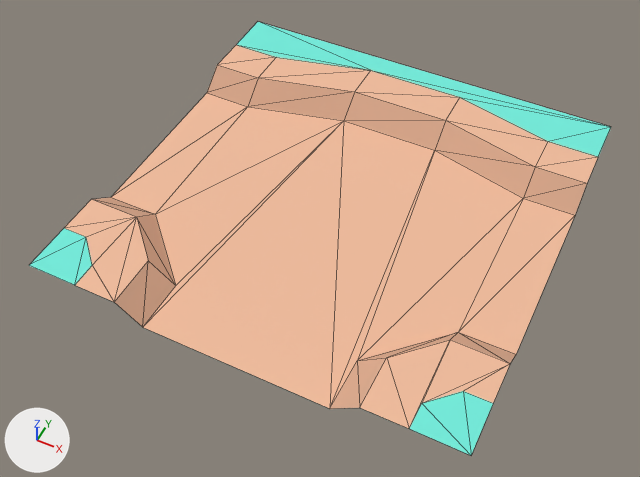
Renders of the glTF model assets/nature_kit/ground_pathSplit.glb from each side of a commit.
Camera for both pictures: a 50 mm lens placed at (0.603, -1.316, 1.404), pointed at (-0.013, -0.083, -0.137). The lights are fixed; the arrows at lower left show +X, +Y and +Z. The first picture is the older version. Mesh edges are drawn as thin lines. Where no turn or scale is listed for an object, it has been applied to the vertices.

Names of what the first picture shows: 'ground_pathSplit'.
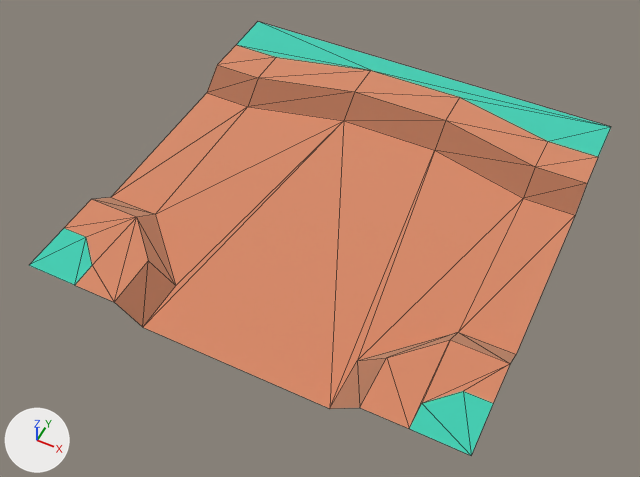
Pixel boxes [x1, y1, x2, y2] of what changed, in the pictures (640 x 477 px):
'ground_pathSplit', surface changed (darker): [29, 22, 611, 455] in both

The change, as a list of edits to the scene's bpy script:
```text
Change mat_dirt:
    mat_dirt.metallic: 0.05 -> 1.0
    mat_dirt.roughness: 0.85 -> 1.0
Change mat_dirtdark:
    mat_dirtdark.metallic: 0.05 -> 1.0
Change mat_grass:
    mat_grass.metallic: 0.05 -> 1.0
Remove ob_tmpparent:
    ob_tmpparent = bpy.data.objects.new('tmpParent', None)
    ob_tmpparent.location = (0.0, 0.0, 0.0)
```
